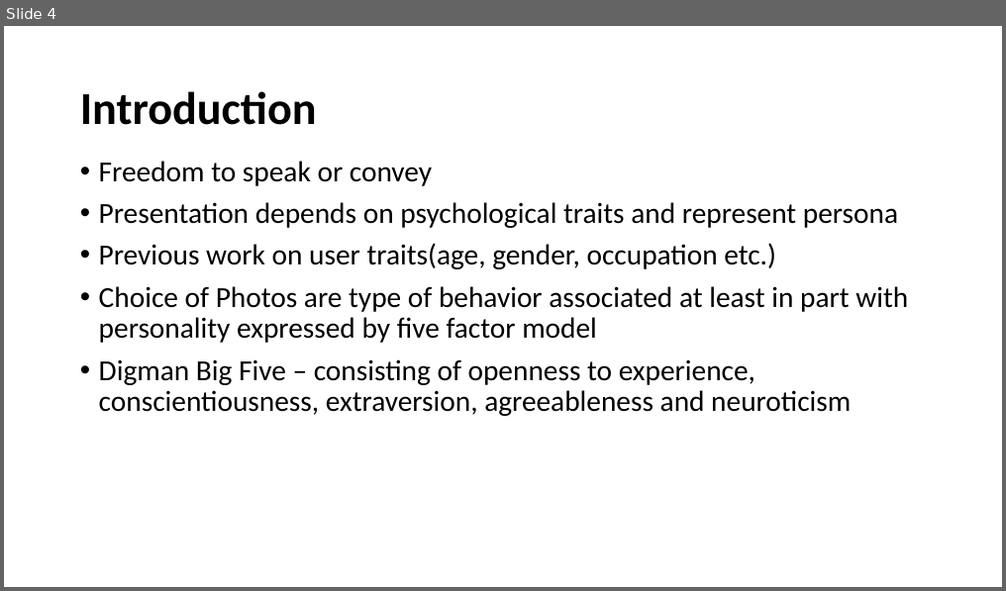
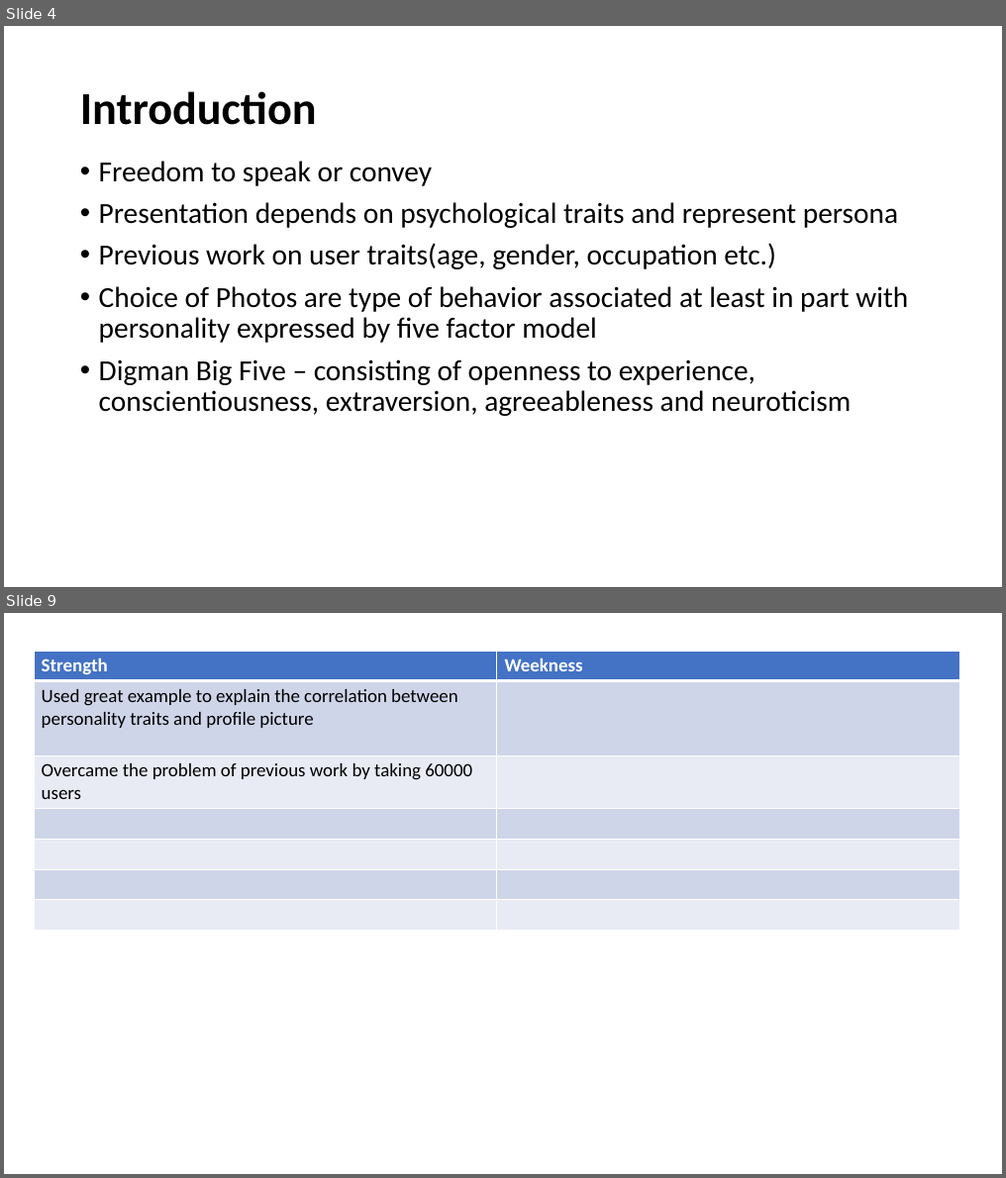
Before and after one commit to Sandhya-Bairi/USU-Assignments-and-Projects, a slide deck: CS 6675 - Advance Data Science/Practicum/Presentation.pptx. Shown one above the other, each under a label of ours: slide 4 before the commit, slides 4 and 9 after it; the slides between them are not shown. The pictures are 1006x591 and 1006x1178 pixels, drawn with LibreOffice and Linux fonts; fonts in the diff are those of the drawing. Boxes give left, top, right and bottom in pixels: in the first picture for what was removed or moved away, otherwise in the second. Text is boxed around its words. In the diff, an @@ line names an element or a change of style, - is before the commit and + after.

```diff
--- a/CS 6675 - Advance Data Science/Practicum/Presentation.pptx
+++ b/CS 6675 - Advance Data Science/Practicum/Presentation.pptx
@@ slide 9 added at bbox=[4, 613, 1002, 1174], background #FFFFFF @@
@@ table added at bbox=[34, 651, 960, 929], 7 rows, 2 columns @@
+Strength | Weekness
+Used great example to explain the correlation between personality traits and profile picture | 
+Overcame the problem of previous work by taking 60000 users | 
+ | 
+ | 
+ | 
+ | 
```
Also in this commit, not shown: 1 slide changed, 3 other slides added.
